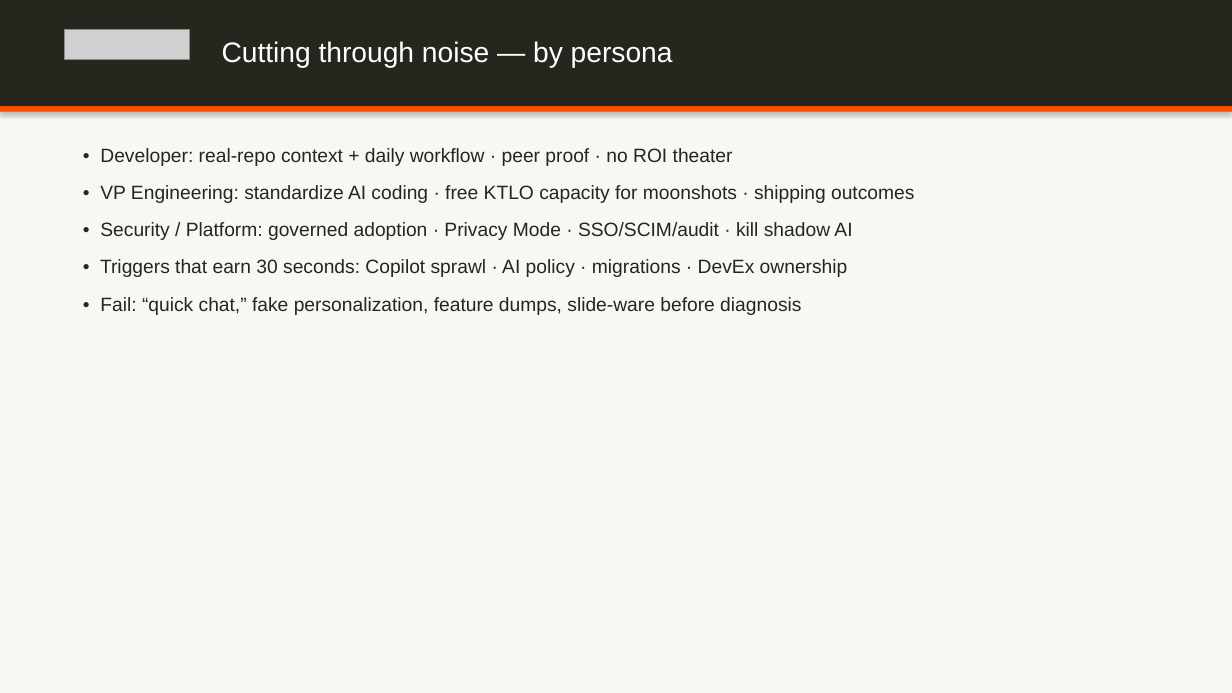
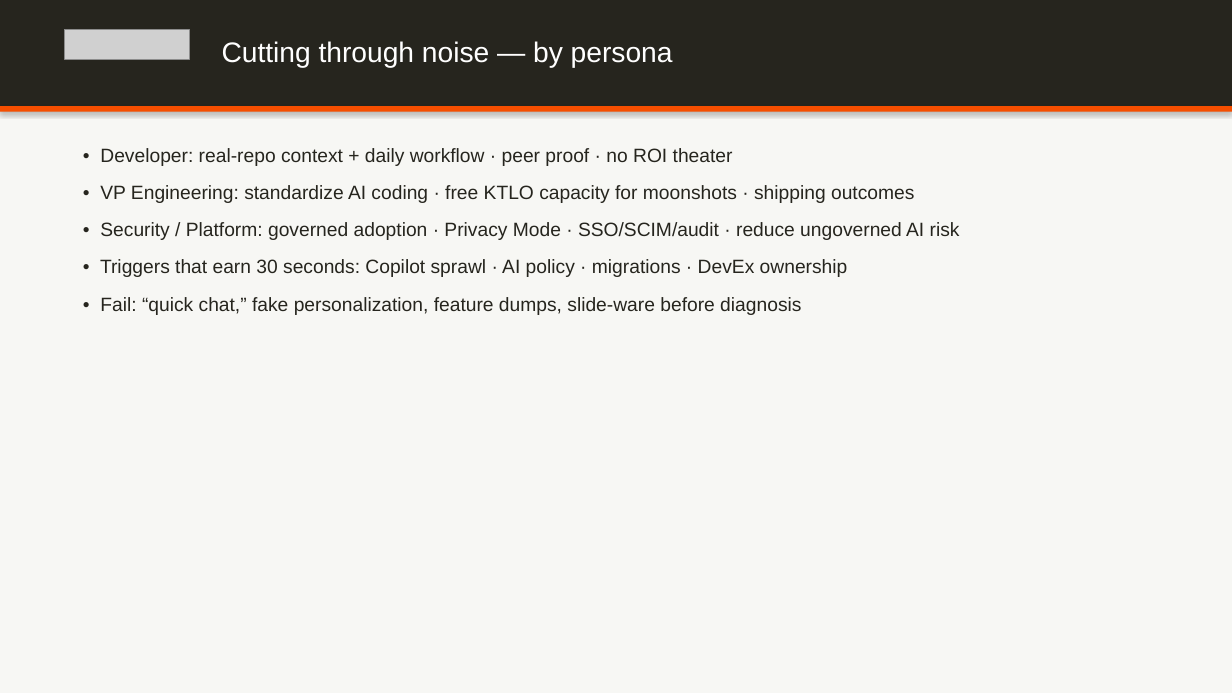
Before and after one commit to dempseli01-stack/lindsey, a slide deck: slide 20 of Lindsey_Presentation.pptx. Drawn at 1232x693 pixels with LibreOffice and Linux fonts; fonts in the diff are those of the drawing; grey boxes stand for pictures. Boxes give left, top, right and bottom in pixels: in the first picture for what was removed or moved away, otherwise in the second. Text is boxed around its words. In the diff, an @@ line names an element or a change of style, - is before the commit and + after.

```diff
--- a/Lindsey_Presentation.pptx
+++ b/Lindsey_Presentation.pptx
@@ text at bbox=[100, 222, 960, 240]: text changed @@
-• Security / Platform: governed adoption · Privacy Mode · SSO/SCIM/audit · kill shadow AI
+• Security / Platform: governed adoption · Privacy Mode · SSO/SCIM/audit · reduce ungoverned AI risk
```
Also in this commit, not shown: 4 other slides changed, 1 slide added, 1 slide removed, 4 other files.
